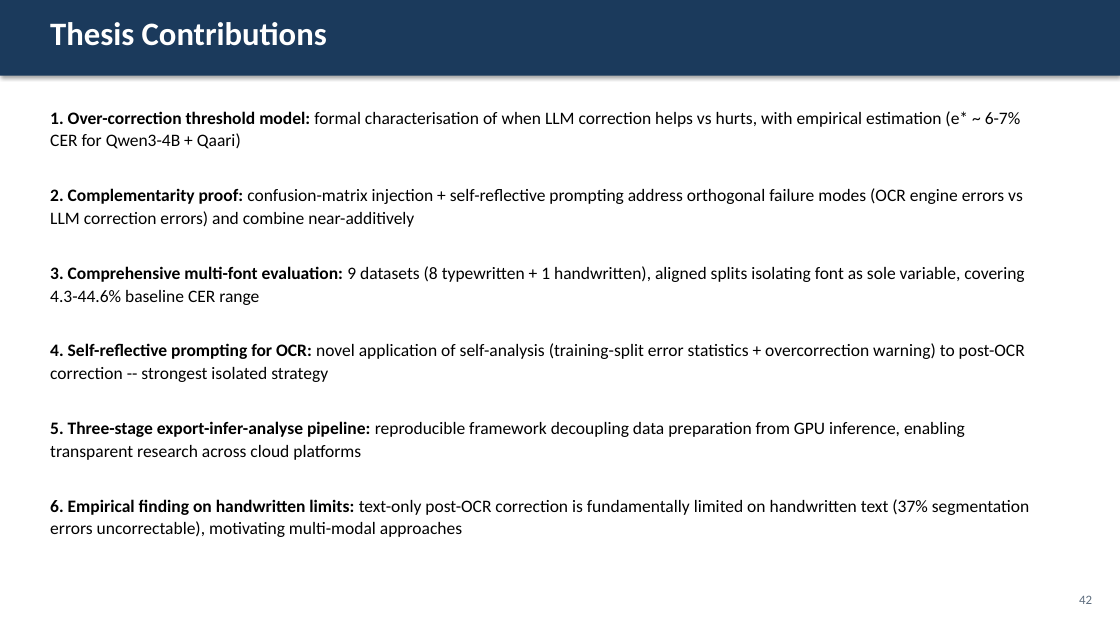
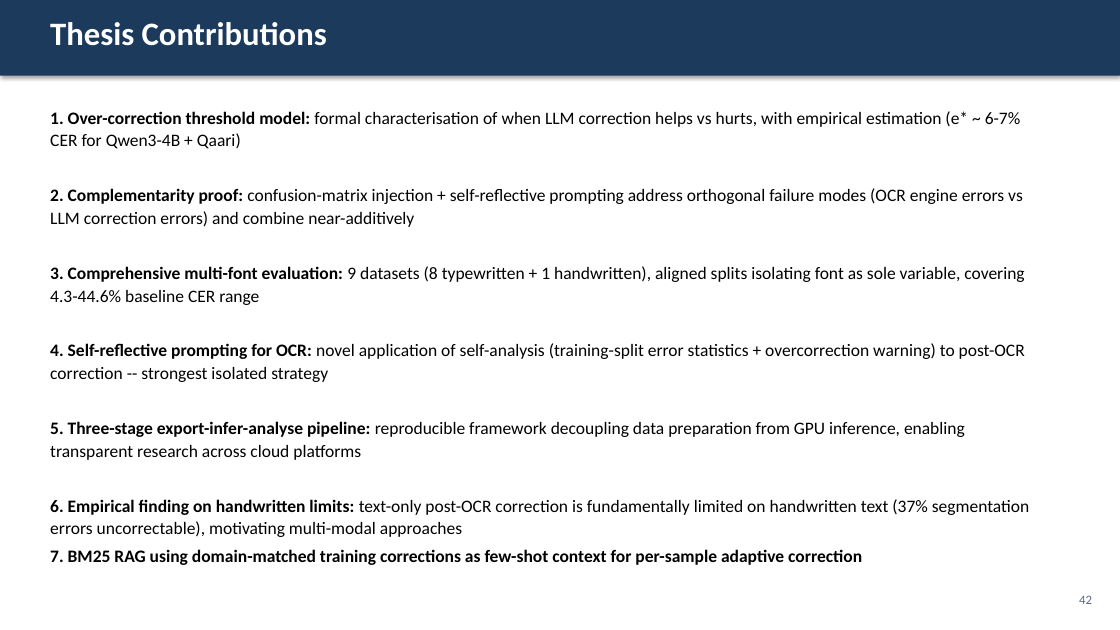
Before and after one commit to Mohamedsabry109/Arabic-Post-OCR-Correction, a slide deck: slide 42 of publication/thesis/defense_presentation.pptx. Drawn at 1120x630 pixels with LibreOffice and Linux fonts; fonts in the diff are those of the drawing. Boxes give left, top, right and bottom in pixels: in the first picture for what was removed or moved away, otherwise in the second. Text is boxed around its words. In the diff, an @@ line names an element or a change of style, - is before the commit and + after.

```diff
--- a/publication/thesis/defense_presentation.pptx
+++ b/publication/thesis/defense_presentation.pptx
@@ text at (x1=50, y1=549, x2=862, y2=565): paragraph added @@
+7. BM25 RAG using domain-matched training corrections as few-shot context for per-sample adaptive correction
```
Also in this commit, not shown: 8 other slides changed, 13 other files.
